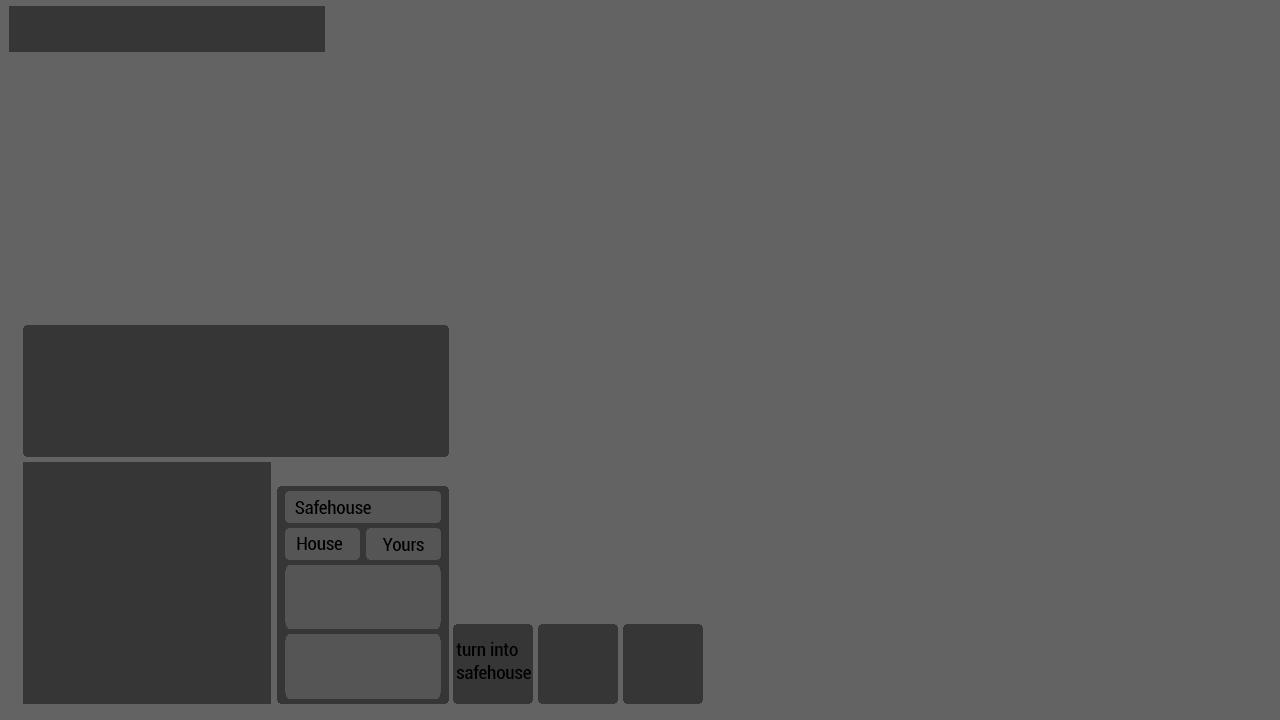
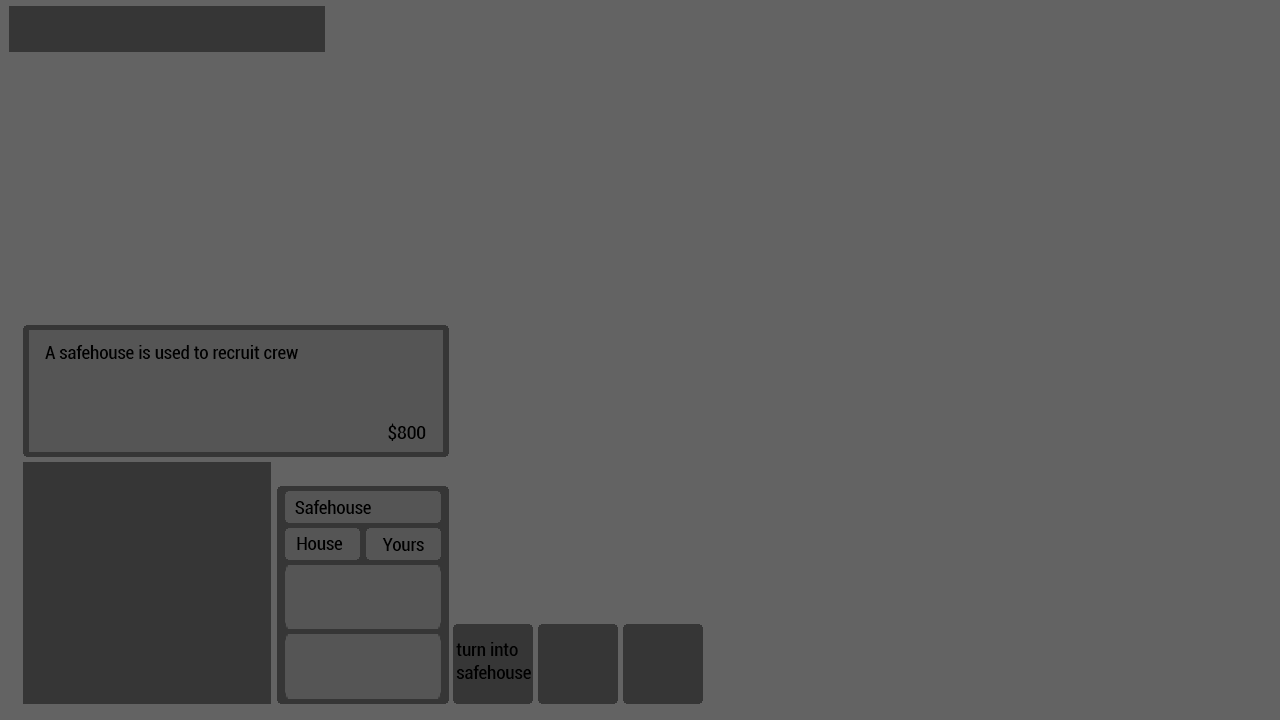
Two versions of the same layered image (w=1280, h=720). Layer-by-layer changes:
added group "tooltip" (1st of 2) with 4 layers above "house" over bbox(29, 330, 443, 452)
added layer "A safehouse is used to recruit crew" in group "tooltip" over bbox(45, 345, 298, 359)
added layer "$800" in group "tooltip" over bbox(388, 423, 426, 441)
added layer "Layer 4" in group "tooltip" over bbox(29, 330, 443, 452)
moved "tooltip" (2nd of 2, in "tooltip") into group "tooltip" over bbox(29, 330, 443, 452)
